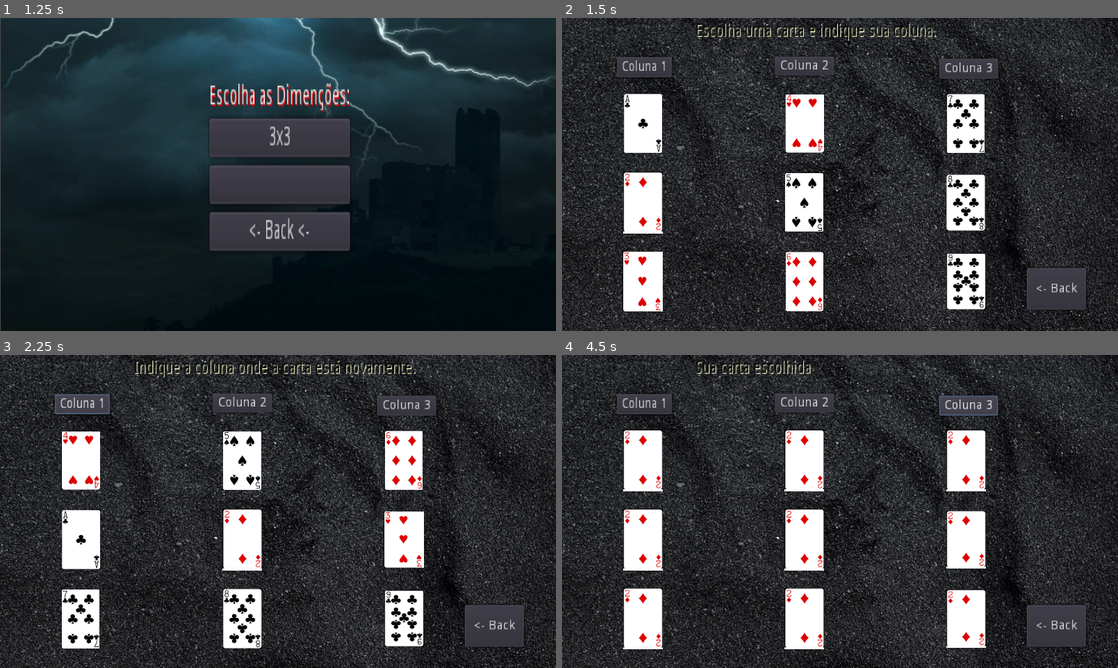
Above: before the commit, frames 1-4 (two rows, left to right).
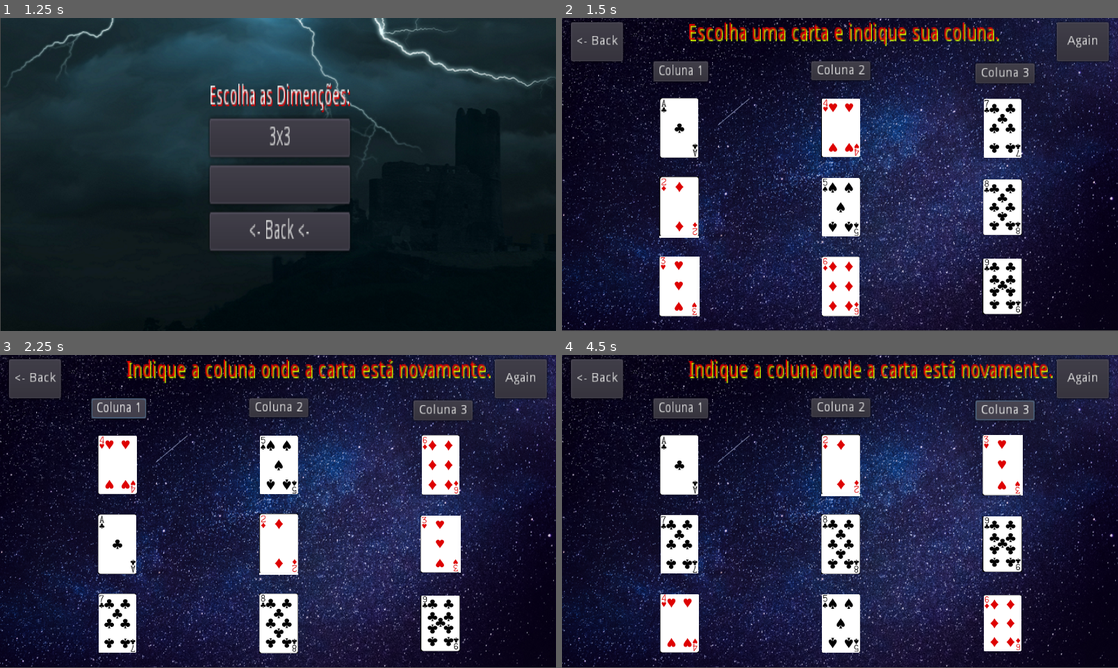
Above: after the commit, the same moments.

Repository: VictorEmanuelLima/Cartas-Magicas-jogo
Game: Godot game, scene res://menu.tscn
The game is run twice, just before and just after one commit, with the same random seed, the same clock (stepped at 60 frames per second) and the same inputs.
Inputs (mouse positions are in pixels of both pictures, inside the frame that each line leads up to):
- Up to frame 1 (1.25 s): click "START" at 0.5 s
- Up to frame 2 (1.5 s): click "3x3" at 1.25 s
- Up to frame 3 (2.25 s): click "Coluna 1" at 2 s
- Up to frame 4 (4.5 s): click "Coluna 2" at 2.75 s; click (1084, 380) at 3.5 s, where only the run after the commit has a clickable "Again"; click "Coluna 3" at 4.25 s

Frame 1 is identical in both runs. In frame 2, 79% of the frame differs, in the area x 0-100%, y 0-100%; in frame 3, 79%; in frame 4, 79%.

Commit message:
add mago

Diff:
--- a/Cartas Magicas(code)/3x3.gd
+++ b/Cartas Magicas(code)/3x3.gd
@@ -5,6 +5,11 @@
 		clone.append(objeto)
 	return clone
 onready var lbl = $lbl1
+onready var lbl2 = $lbl2
+onready var mago = $mago
+onready var btn = $Button
+onready var btn2 = $Button2
+onready var btn3 = $Button3
 onready var A = [[$A0, $A3, $A6 ],
 		 [$A1, $A4, $A7],
 		 [$A2, $A5, $A8]]
@@ -51,8 +56,16 @@
 
 			for j in range(len(A)):
 				for i in range(len(A[0])):
-					A[j][i].texture = load(res)
-			lbl.text = "Sua carta escolhida"
+					A[j][i].texture = load("none")
+			A[1][1].texture= load(res)
+			A[1][1].scale.x = 2
+			A[1][1].scale.y = 2
+			lbl.visible = false
+			lbl2.visible = true
+			mago.visible = true
+			btn.visible = false
+			btn2.visible = false
+			btn3.visible = false
 		C = clone(B.duplicate())
 		print(B)
 		print(C)
@@ -77,8 +90,16 @@
 
 			for j in range(len(A)):
 				for i in range(len(A[0])):
-					A[j][i].texture = load(res)
-				lbl.text = "Sua carta escolhida"
+					A[j][i].texture = load("none")
+			A[1][1].texture= load(res)
+			A[1][1].scale.x = 2
+			A[1][1].scale.y = 2
+			lbl.visible = false
+			lbl2.visible = true
+			mago.visible = true
+			btn.visible = false
+			btn2.visible = false
+			btn3.visible = false
 		C = clone(B.duplicate())
 		D+=1
 		coluna = 1
@@ -102,8 +123,16 @@
 
 			for j in range(len(A)):
 				for i in range(len(A[0])):
-					A[j][i].texture = load(res)
-			lbl.text = "Sua carta escolhida"
+					A[j][i].texture = load("none")
+			A[1][1].texture= load(res)
+			A[1][1].scale.x = 2
+			A[1][1].scale.y = 2
+			lbl.visible = false
+			lbl2.visible = true
+			mago.visible = true
+			btn.visible = false
+			btn2.visible = false
+			btn3.visible = false
 		C = clone(B.duplicate())
 		print(B)
 		D+=1
@@ -112,3 +141,7 @@
 
 func _on_Button4_pressed():
 	get_tree().change_scene("res://menu2.tscn")
+
+
+func _on_Button5_pressed():
+	get_tree().change_scene("res://3x3.tscn")
--- a/Cartas Magicas(code)/3x3.tscn
+++ b/Cartas Magicas(code)/3x3.tscn
@@ -11,77 +11,91 @@
 [ext_resource path="res://imagens/A1.png" type="Texture" id=9]
 [ext_resource path="res://imagens/A4.png" type="Texture" id=10]
 [ext_resource path="res://imagens/A9.png" type="Texture" id=11]
-[ext_resource path="res://imagens/fundo 3x3.png" type="Texture" id=12]
+[ext_resource path="res://imagens/mago - Copy.png" type="Texture" id=12]
+[ext_resource path="res://imagens/fundo.png" type="Texture" id=13]
 
 [node name="3x3" type="Node2D"]
+position = Vector2( -4.17169, 0.000549316 )
 scale = Vector2( 1.24, 1.21303 )
 script = ExtResource( 2 )
-__meta__ = {
-"_edit_group_": true
-}
 
 [node name="label" parent="." instance=ExtResource( 1 )]
-position = Vector2( 514.647, 296.503 )
+position = Vector2( 518.062, 295.897 )
 scale = Vector2( 1.43892, 1.46421 )
-texture = ExtResource( 12 )
+texture = ExtResource( 13 )
 
 [node name="A0" type="Sprite" parent="."]
-position = Vector2( 150, 200 )
+position = Vector2( 221.048, 208.803 )
 texture = ExtResource( 9 )
 
 [node name="A1" type="Sprite" parent="."]
-position = Vector2( 150, 350 )
+position = Vector2( 221.048, 358.803 )
 texture = ExtResource( 5 )
 
 [node name="A2" type="Sprite" parent="."]
-position = Vector2( 150, 500 )
+position = Vector2( 221.048, 508.803 )
 texture = ExtResource( 7 )
 
 [node name="A3" type="Sprite" parent="."]
-position = Vector2( 450, 200 )
+position = Vector2( 521.048, 208.803 )
 texture = ExtResource( 10 )
 
 [node name="A4" type="Sprite" parent="."]
-position = Vector2( 450, 350 )
+position = Vector2( 521.048, 358.803 )
 texture = ExtResource( 3 )
 
 [node name="A5" type="Sprite" parent="."]
-position = Vector2( 450, 500 )
+position = Vector2( 521.048, 508.803 )
 texture = ExtResource( 4 )
 
 [node name="A6" type="Sprite" parent="."]
-position = Vector2( 750, 200 )
+position = Vector2( 821.048, 208.803 )
 texture = ExtResource( 6 )
 
 [node name="A7" type="Sprite" parent="."]
-position = Vector2( 750, 350 )
+position = Vector2( 821.048, 358.803 )
 scale = Vector2( 1, 0.942478 )
 texture = ExtResource( 8 )
 
 [node name="A8" type="Sprite" parent="."]
-position = Vector2( 750, 500 )
+position = Vector2( 821.048, 508.803 )
 scale = Vector2( 1, 0.95045 )
 texture = ExtResource( 11 )
 
 [node name="lbl1" type="Label" parent="."]
-margin_left = 247.616
-margin_top = 7.937
-margin_right = 502.616
-margin_bottom = 21.937
-rect_scale = Vector2( 1.75137, 2.36 )
-custom_colors/font_color = Color( 0, 0, 0, 1 )
+margin_left = 236.595
+margin_top = 8.0
+margin_right = 512.595
+margin_bottom = 36.0
+rect_scale = Vector2( 2.26665, 3.03889 )
+custom_colors/font_color = Color( 1, 0, 0, 1 )
 custom_colors/font_outline_modulate = Color( 1, 1, 1, 1 )
-custom_colors/font_color_shadow = Color( 0.976471, 1, 0.803922, 1 )
+custom_colors/font_color_shadow = Color( 0.878431, 1, 0, 1 )
 text = "Escolha uma carta e indique sua coluna."
 __meta__ = {
 "_edit_use_anchors_": false
 }
 
+[node name="lbl2" type="Label" parent="."]
+visible = false
+margin_left = 248.0
+margin_top = 120.826
+margin_right = 383.0
+margin_bottom = 139.826
+rect_scale = Vector2( 4.42754, 6.74264 )
+custom_colors/font_color = Color( 1, 0, 0, 1 )
+custom_colors/font_outline_modulate = Color( 1, 1, 1, 1 )
+custom_colors/font_color_shadow = Color( 1, 0.937255, 0, 1 )
+text = "Sua carta escolhida:"
+__meta__ = {
+"_edit_use_anchors_": false
+}
+
 [node name="Button" type="Button" parent="."]
-margin_left = 101.938
-margin_top = 73.6222
-margin_right = 168.938
-margin_bottom = 93.6222
+margin_left = 172.986
+margin_top = 82.4256
+margin_right = 239.986
+margin_bottom = 102.426
 rect_scale = Vector2( 1.52, 1.92 )
 custom_colors/font_color_disabled = Color( 1, 1, 1, 1 )
 text = "Coluna 1"
@@ -90,10 +104,10 @@
 }
 
 [node name="Button2" type="Button" parent="."]
-margin_left = 395.316
-margin_top = 72.7979
-margin_right = 462.316
-margin_bottom = 92.7979
+margin_left = 466.364
+margin_top = 81.6012
+margin_right = 533.364
+margin_bottom = 101.601
 rect_scale = Vector2( 1.64, 1.8 )
 custom_colors/font_color_disabled = Color( 1, 1, 1, 1 )
 text = "Coluna 2"
@@ -102,10 +116,10 @@
 }
 
 [node name="Button3" type="Button" parent="."]
-margin_left = 700.115
-margin_top = 77.1637
-margin_right = 767.115
-margin_bottom = 99.1637
+margin_left = 771.163
+margin_top = 85.967
+margin_right = 838.163
+margin_bottom = 107.967
 rect_scale = Vector2( 1.63868, 1.72435 )
 text = "Coluna 3"
 __meta__ = {
@@ -113,16 +127,34 @@
 }
 
 [node name="Button4" type="Button" parent="."]
-margin_left = 863.0
-margin_top = 474.0
-margin_right = 930.0
-margin_bottom = 520.0
+margin_left = 20.1261
+margin_top = 7.937
+margin_right = 79.1261
+margin_bottom = 50.937
 rect_scale = Vector2( 1.63868, 1.72435 )
 text = "<- Back"
 __meta__ = {
 "_edit_use_anchors_": false
 }
+
+[node name="Button5" type="Button" parent="."]
+margin_left = 922.378
+margin_top = 8.0
+margin_right = 981.378
+margin_bottom = 51.0
+rect_scale = Vector2( 1.63868, 1.72435 )
+text = "Again"
+__meta__ = {
+"_edit_use_anchors_": false
+}
+
+[node name="mago" type="Sprite" parent="."]
+visible = false
+position = Vector2( 842.932, 419.553 )
+scale = Vector2( 0.452156, 0.476816 )
+texture = ExtResource( 12 )
 [connection signal="pressed" from="Button" to="." method="_on_Button_pressed"]
 [connection signal="pressed" from="Button2" to="." method="_on_Button2_pressed"]
 [connection signal="pressed" from="Button3" to="." method="_on_Button3_pressed"]
 [connection signal="pressed" from="Button4" to="." method="_on_Button4_pressed"]
+[connection signal="pressed" from="Button5" to="." method="_on_Button5_pressed"]
Not shown: 1 places in Cartas Magicas(code)/3x3.tscn that only renumber resources
Binary file added: Cartas Magicas(code)/fontes/The Artisan Marker.font
Binary file added: Cartas Magicas(code)/fontes/The Artisan Marker.otf
Binary file added: Cartas Magicas(code)/fontes/Yumaro-Rough.otf
Binary file added: Cartas Magicas(code)/fontes/Yumaro.otf
Binary file added: Cartas Magicas(code)/imagens/fundo.png
Not shown, added: Cartas Magicas(code)/imagens/fundo.png.import
Binary file added: Cartas Magicas(code)/imagens/icon.png
Not shown, added: Cartas Magicas(code)/imagens/icon.png.import
Binary file added: Cartas Magicas(code)/imagens/mago - Copy.png
Not shown, added: Cartas Magicas(code)/imagens/mago - Copy.png.import
Not shown, added: Cartas Magicas(code)/imagens/mago.png.import
